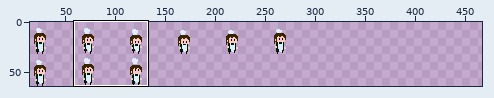
Two versions of one pixel-art file, HorrorNarrative/Assets/All/Aseprite/baker.aseprite. The picture above shows the old version from afar; the outline marks the close-up.
Close-up. Before the edit:
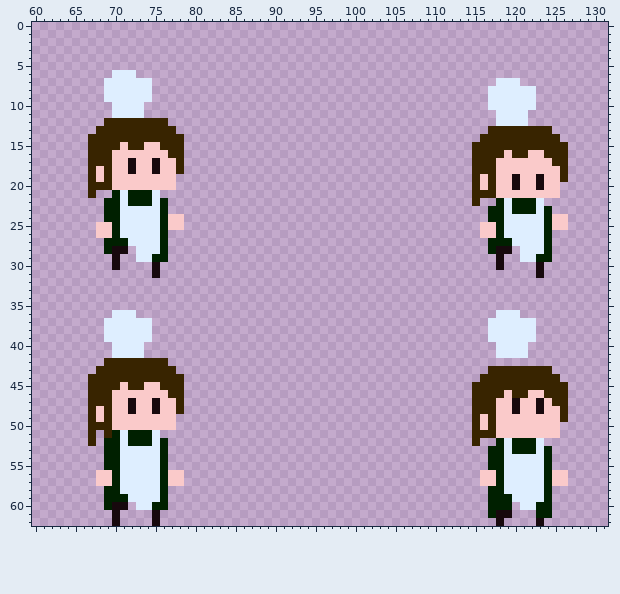
512x64 pixels, 1 frame. Shown: x 60..131, y 0..62. The wide view leaves out empty margins. The commit also changed other parts of the picture, which this record leaves out.
The same view after the edit:
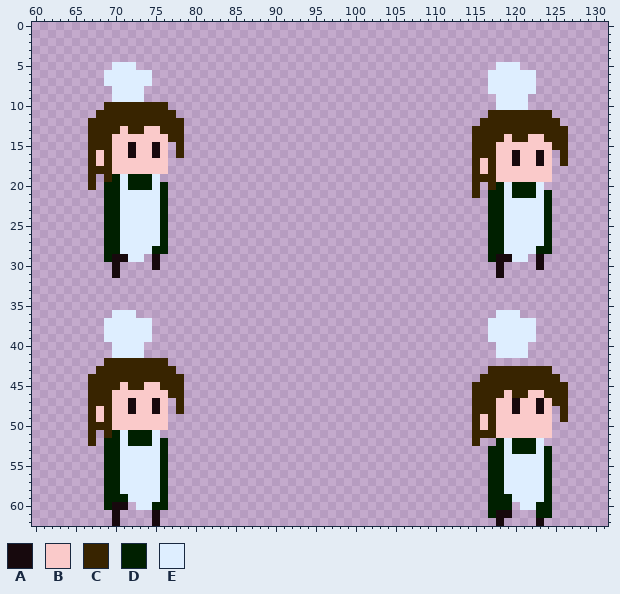
Palette (. is transparent): A #17090d  B #facaca  C #382400  D #002000  E #deeeff
From old to new:
layer "Body" added
layer "Layer 1" removed
@@ x 60..131 @@
  4 ........................................................................
- 5 ........................................................................
- 6 ..........EEE...........................................................
- 7 .........EEEEEE...........................................EEE...........
- 8 .........EEEEEE..........................................EEEEEE.........
- 9 .........EEEEEE..........................................EEEEEE.........
-10 ..........EEEE...........................................EEEEEE.........
-11 ..........EEEE............................................EEEE..........
-12 .........CCCCCCCC.........................................EEEE..........
-13 ........CCCCCCCCCC.......................................CCCCCCCC.......
-14 .......CCCCCCCCCCCC.....................................CCCCCCCCCC......
-15 .......CCCCBCCBBCCC....................................CCCCCCCCCCCC.....
-16 .......CCCBBBBBBBCC....................................CCCCBCCBBCCC.....
-17 .......CCCBBABBABBC....................................CCCBBBBBBBCC.....
-18 .......CBCBBABBABBC....................................CCCBBBBBBBBC.....
-19 .......CBCBBBBBBBB.....................................CBCBBABBABBC.....
-20 .......CCCBBBBBBBB.....................................CBCBBABBABB......
-21 .......C..DEDDDE.......................................CCCBBBBBBBB......
-22 .........DDEDDDED......................................C..DEDDDE........
-23 .........DDEEEEED........................................DDEDDDED.......
-24 .........DDEEEEEDBB......................................DDEEEEEDBB.....
-25 ........BBDEEEEEDBB.....................................BBDEEEEEDBB.....
-26 ........BBDEEEEED.......................................BBDEEEEED.......
-27 .........DDDEEEED........................................DDDEEEED.......
-28 .........DAA.EEED........................................DAA.EEED.......
-29 ..........A..EEDD.........................................A..EEDD.......
+ 5 ..........EEE.............................................EEE...........
+ 6 .........EEEEEE..........................................EEEEEE.........
+ 7 .........EEEEEE..........................................EEEEEE.........
+ 8 ..........EEEE...........................................EEEEEE.........
+ 9 ..........EEEE............................................EEEE..........
+10 .........CCCCCCCC.........................................EEEE..........
+11 ........CCCCCCCCCC.......................................CCCCCCCC.......
+12 .......CCCCCCCCCCCC.....................................CCCCCCCCCC......
+13 .......CCCCBCCBBCCC....................................CCCCCCCCCCCC.....
+14 .......CCCBBBBBBBCC....................................CCCCBCCBBCCC.....
+15 .......CCCBBABBAB.C....................................CCCBBBBBBBCC.....
+16 .......CBCBBABBAB.C....................................CCCBBABBAB.C.....
+17 .......CBCBBBBBBB......................................CBCBBABBAB.C.....
+18 .......CCCBBBBBBB......................................CBCBBBBBBB.......
+19 .......C.CDEDDDE.......................................CCCBBBBBBB.......
+20 .......C.DDEDDDED......................................C.CDEDDDE........
+21 .........DDEEEEED......................................C.DDEDDDED.......
+22 .........DDEEEEED........................................DDEEEEED.......
+23 .........DDEEEEED........................................DDEEEEED.......
+24 .........DDEEEEED........................................DDEEEEED.......
+25 .........DDEEEEED........................................DDEEEEED.......
+26 .........DDEEEEED........................................DDEEEEED.......
+27 .........DDEEEEED........................................DDEEEEED.......
+28 .........DDEEEEDD........................................DDEEEEDD.......
+29 .........DAAEE.A.........................................DAAEE.A........
 30 ..........A....A..........................................A....A........
-31 ...............A...............................................A........
+31 ..........A...............................................A.............
 32 ........................................................................
@@ x 60..131 @@
 46 .......CCCBBBBBBBCC....................................CCCCBCCBBCCC.....
-47 .......CCCBBABBABBC....................................CCCBBABBABCC.....
-48 .......CBCBBABBABBC....................................CCCBBABBABBC.....
-49 .......CBCBBBBBBBB.....................................CBCBBBBBBBBC.....
-50 .......CCCBBBBBBBB.....................................CBCBBBBBBBB......
-51 .......C.CDEDDDE.......................................CCCBBBBBBBB......
+47 .......CCCBBABBAB.C....................................CCCBBABBABCC.....
+48 .......CBCBBABBAB.C....................................CCCBBABBAB.C.....
+49 .......CBCBBBBBBB......................................CBCBBBBBBB.C.....
+50 .......CCCBBBBBBB......................................CBCBBBBBBB.......
+51 .......C.CDEDDDE.......................................CCCBBBBBBB.......
 52 .......C.DDEDDDED......................................C..DEDDDE........
@@ x 60..131 @@
 55 .........DDEEEEED........................................DDEEEEED.......
-56 ........BBDEEEEEDBB.....................................BBDEEEEEDBB.....
-57 ........BBDEEEEEDBB.....................................BBDEEEEEDBB.....
+56 .........DDEEEEED........................................DDEEEEED.......
+57 .........DDEEEEED........................................DDEEEEED.......
 58 .........DDEEEEED........................................DDEEEEED.......
Pixel boxes of the changes (left, top, right, bottom) in both close-ups:
changed: (88, 62, 184, 278)
changed: (472, 62, 568, 278)
erased: (168, 398, 176, 430)
erased: (552, 406, 568, 486)
changed: (96, 470, 112, 486)
erased: (168, 470, 184, 486)
changed: (480, 470, 496, 486)
